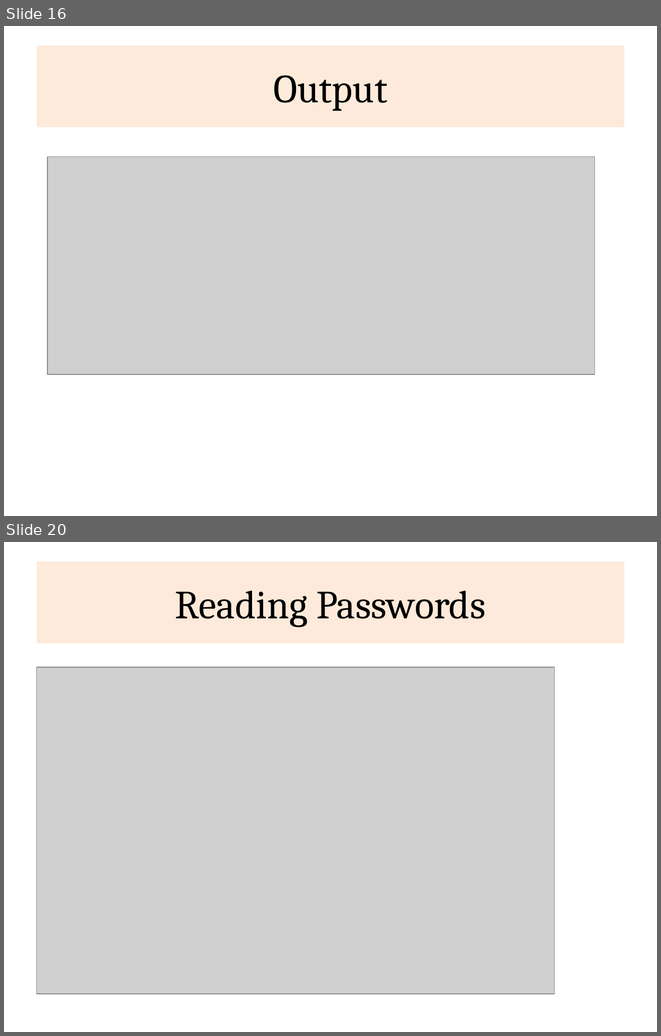
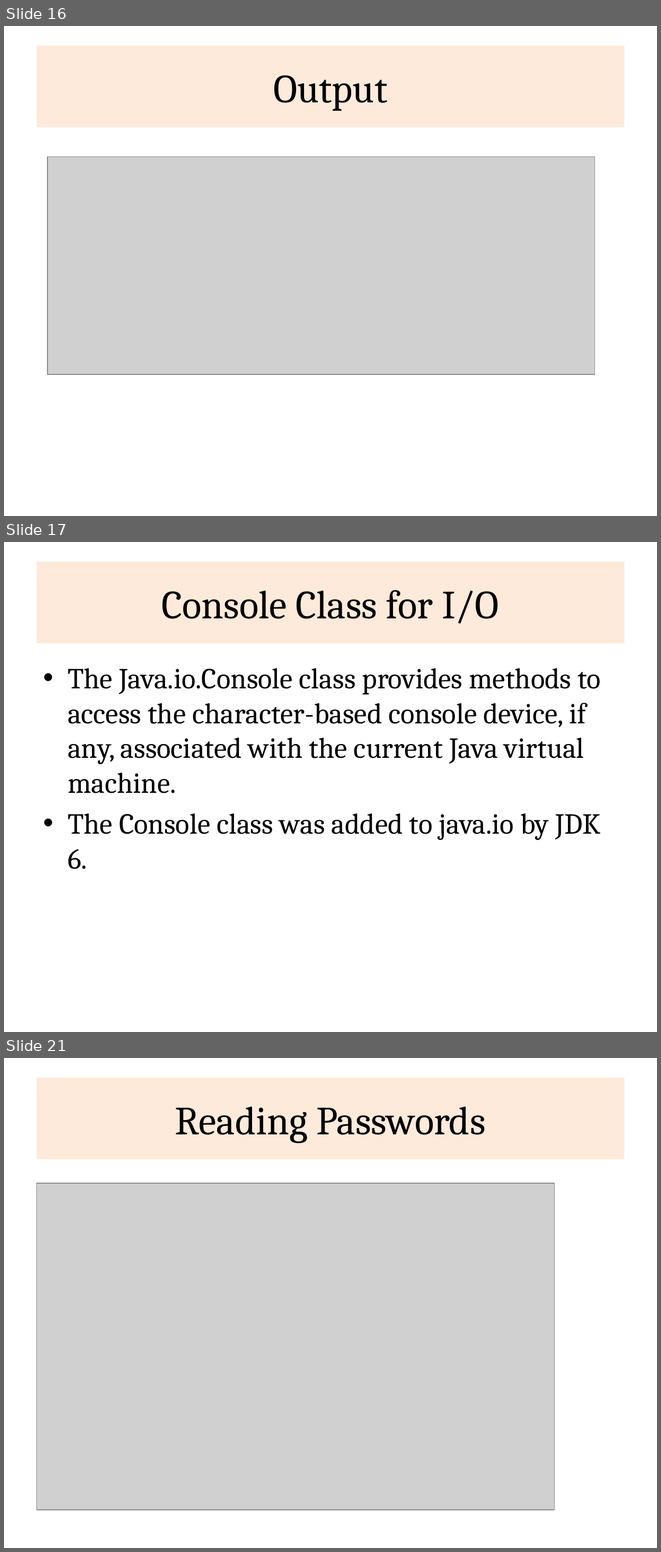
Before and after one commit to rajasekaran36/CS8392-OOPS, a slide deck: Slides/Unit 3/CS8392-U3-Input-and-Output.pptx. Shown one above the other, each under a label of ours: slides 16 and 20 before the commit, slides 16, 17 and 21 after it; the slides between them are not shown. The pictures are 661x1036 and 661x1552 pixels, drawn with LibreOffice and Linux fonts; fonts in the diff are those of the drawing; grey boxes stand for pictures. Boxes give left, top, right and bottom in pixels: in the first picture for what was removed or moved away, otherwise in the second. Text is boxed around its words. In the diff, an @@ line names an element or a change of style, - is before the commit and + after.

```diff
--- a/Slides/Unit 3/CS8392-U3-Input-and-Output.pptx
+++ b/Slides/Unit 3/CS8392-U3-Input-and-Output.pptx
@@ slide 17 added at box(4, 542, 657, 1032), background #FFFFFF @@
@@ title added at box(37, 562, 624, 643), fill #FDEADA, 44 pt, text #000000 @@
+Console Class for I/O
@@ text added at box(68, 668, 601, 869), 32 pt, text #000000 @@
+• The Java.io.Console class provides methods to access the character-based console device, if any, associated with the current Java virtual machine.
+• The Console class was added to java.io by JDK 6.
@@ what was slide 20 is now slide 21 @@
```
Also in this commit, not shown: 3 slides changed, 1 other slide added, 1 slide removed.
